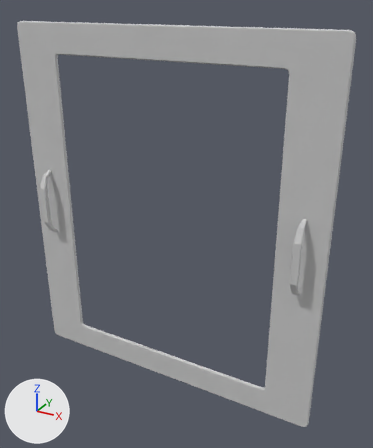
One commit to the FBX model Assets/Meshes/Static_Mesh/NASA_Assets/NASA_Control_MainScreen_Base.FBX: the scene before it, then after it.
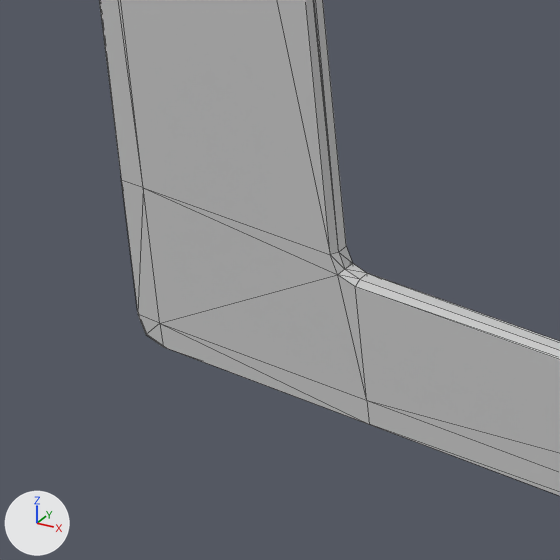
There are two pictures of each version: one whole from a 50 mm lens placed at (1.602, -2.557, 1.346), pointed at (0.143, 0.096, 0.02), one close up on the part from 10% to 30% of the width and 64% to 81% of the height. Lighting does not change. The marker at lower left points along +X, +Y and +Z. The close-ups show mesh edges as thin lines. Where no turn or scale is listed for an object, it has been applied to the vertices.

The older version as bpy lines, for what is in view:
```python
me_mesh = bpy.data.meshes.new('Mesh')
me_mesh.from_pydata(...)  # 204 vertices, 400 faces; spans x -1.07..1.07, y -0.07..0.05, z -1.2..1.21
me_mesh.materials.append(mat_material__46)  # its picture is missing
ob_box350 = bpy.data.objects.new('Box350', me_mesh)
ob_box350.location = (0.0, 0.0, 0.0)
```
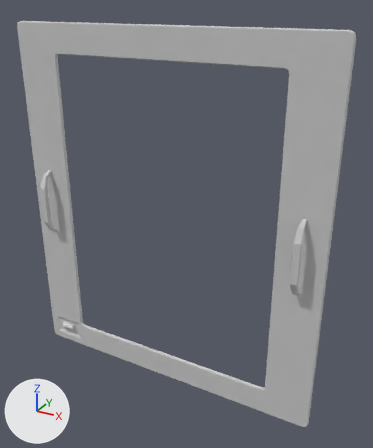
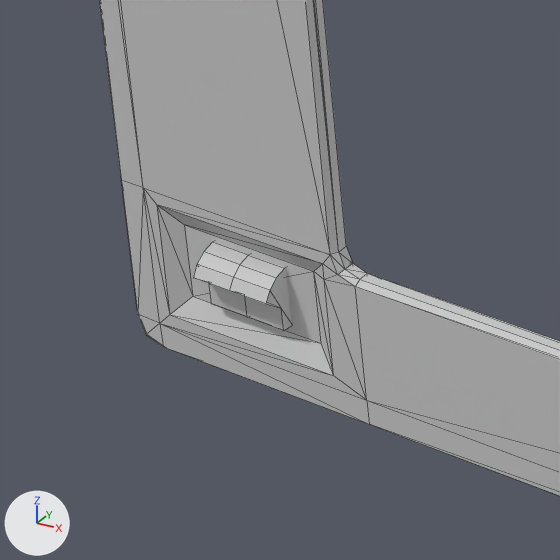
Location of each change, [x1, y1, x2, y2] in pixels of the close-ups (560 x 560 px):
'Power Switch', added: after [193, 242, 292, 331]
part 1 of me_mesh, built on: [143, 188, 367, 400] in both

The edits, one by one:
me_mesh is used by ob_box350; location (0.0, 0.0, 0.0).
me_mesh had 204 vertices, 400 faces and spanned x -1.07..1.07, y -0.07..0.05, z -1.2..1.21.
me_mesh now has 213 vertices, 418 faces and spans x -1.07..1.07, y -0.07..0.05, z -1.2..1.21.
Part 1, on me_mesh:
4 faces are deleted.
9 vertices are added at x -1.01..-0.78, y 0.03..0.04, z -1.15..-1.01.
22 new faces join them.
Mesh me_mesh_001 is new.
It has 42 vertices, 34 faces and spans x -0.0508..0.0508, y -0.0358..0.0381, z -0.0381..0.0381.
It uses material mat_material__46 (its picture is missing).
Object 'Power Switch' (ob_power_switch) is new; it shows me_mesh_001.
Its location is (-0.896, 0.043, -1.078).
